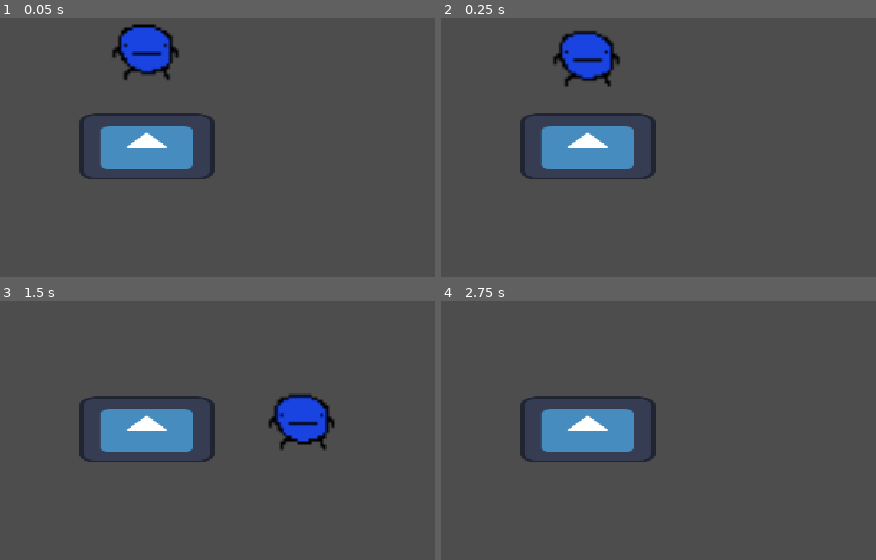
Above: before the commit, frames 1-4 (two rows, left to right).
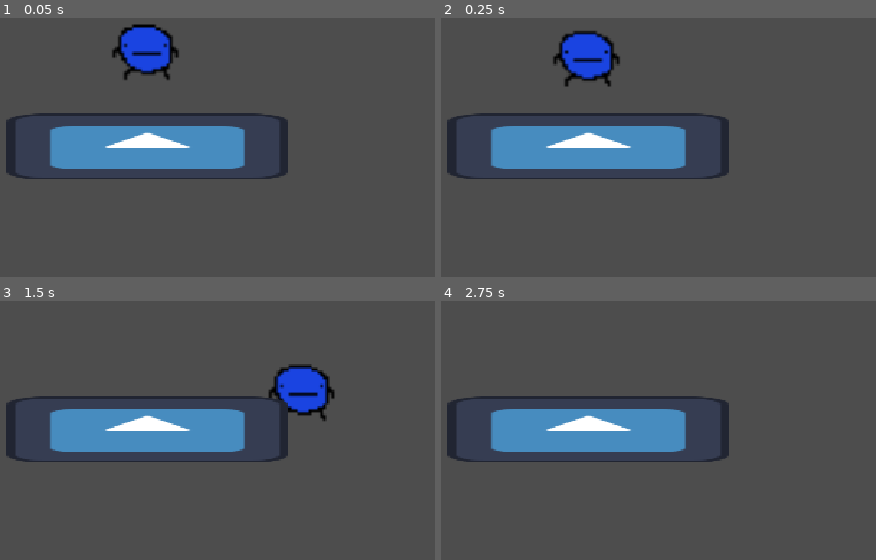
Above: after the commit, the same moments.

Repository: WantedStream/TeraByte
Game: Godot game, scene res://main_level.tscn
Two runs of this game, one before a commit and one after it. Both use one fixed random seed, a clock stepped at 60 frames per second and the inputs below. This scene is started directly instead of the project's main scene. The engine's default icon, where the game draws it, is replaced by a stand-in: a white triangle on a blue panel in a dark square.
Inputs:
- Up to frame 1 (0.05 s): no input
- Up to frame 2 (0.25 s): no input
- Up to frame 3 (1.5 s): hold D (right) 0.53-1.28 s; hold S (down) from 1.28 s (still down)
- Up to frame 4 (2.75 s): release S (down) at 2.03 s; hold D (right) from 2.03 s (still down)

The runs differ from the first frame. In frame 1, 6.0% of the frame differs, in the area x 1-67%, y 36-63%; in frame 2, 6.0%; in frame 3, 9.2%, in the area x 1-78%, y 24-63%; in frame 4, 6.0%.

Commit message:
Update floor.tscn

Diff:
--- a/thera-byte/floor.tscn
+++ b/thera-byte/floor.tscn
@@ -3,16 +3,18 @@
 [ext_resource type="Texture2D" uid="uid://4p2j4uic3hai" path="res://icon.svg" id="1_oj3tl"]
 
 [sub_resource type="RectangleShape2D" id="RectangleShape2D_g4v7s"]
+size = Vector2(41.4, 20)
 
 [node name="Floor" type="Node2D" unique_id=1944332926]
 
 [node name="StaticBody2D" type="StaticBody2D" parent="." unique_id=1219844382]
 
 [node name="CollisionShape2D" type="CollisionShape2D" parent="StaticBody2D" unique_id=1925093091]
+position = Vector2(-3.8146973e-06, 0)
 scale = Vector2(10, 5)
 shape = SubResource("RectangleShape2D_g4v7s")
 
 [node name="Sprite2D" type="Sprite2D" parent="StaticBody2D" unique_id=1567490309]
-position = Vector2(-1.0000095, 0.50000143)
-scale = Vector2(1.5156249, 0.7421875)
+position = Vector2(-3.8146973e-06, 0.50000143)
+scale = Vector2(3.1718752, 0.7421875)
 texture = ExtResource("1_oj3tl")
